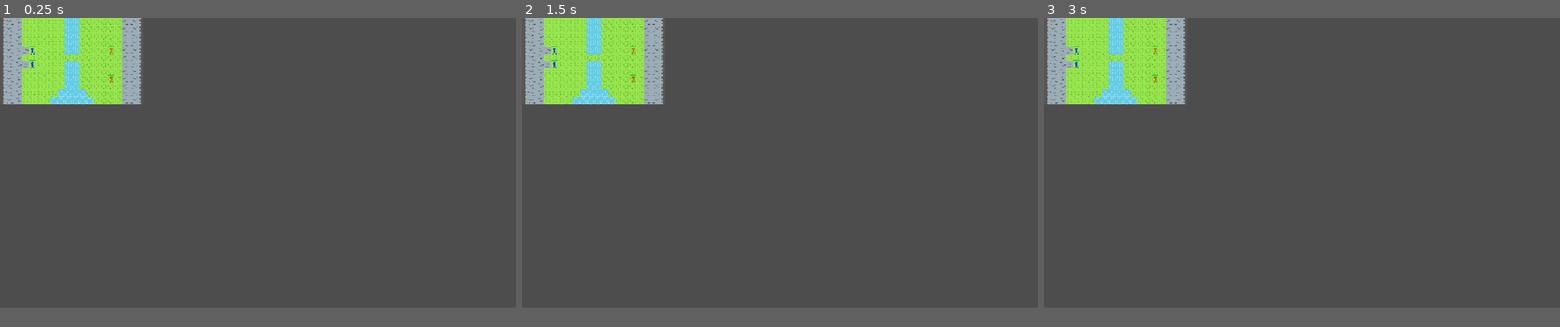
Above: before the commit, frames 1-3 (left to right).
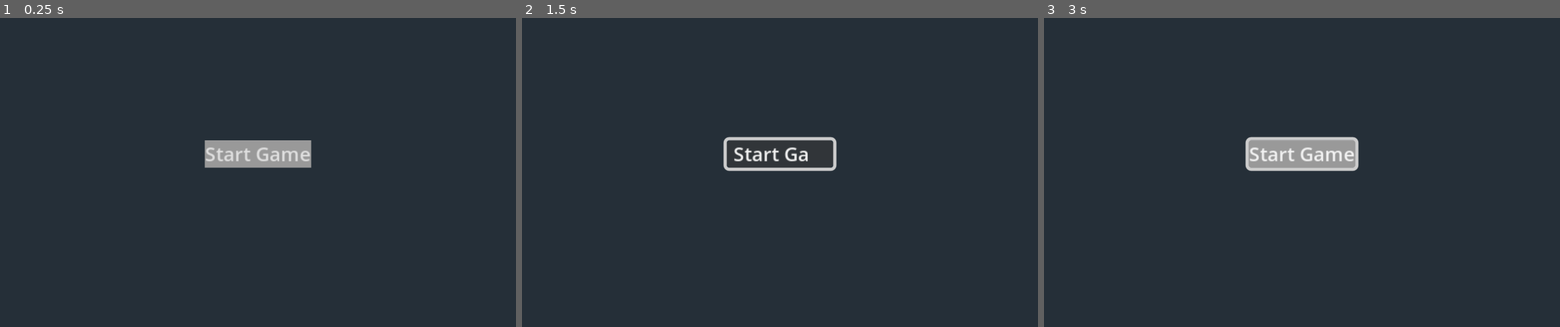
Above: after the commit, the same moments.

Repository: gui-stefanini/basictrpg
Game: Godot game, scene res://Scenes/main_menu.tscn
Same seed, same stepped clock (60 frames per second), same inputs: the game is played once before the commit and once after it. Before the commit the project starts from res://Scenes/game_manager.tscn.
Inputs (mouse positions are in pixels of both pictures, inside the frame that each line leads up to):
- Up to frame 1 (0.25 s): no input
- Up to frame 2 (1.5 s): click (780, 144) at 0.5 s, where only the run after the commit has a clickable "Start Game"; click (780, 144) at 1.25 s, where only the run after the commit has a clickable "Start Game"
- Up to frame 3 (3 s): click (1302, 144) at 2 s, where only the run after the commit has a clickable "Start Game"; tap Enter at 2.75 s; move the mouse to (1415, 147) at 2.77 s; click (1415, 147) at 2.92 s
The window is 800x450 before the commit and 800x480 after it. Grey fills any space a smaller window leaves; there, only what the larger window draws over its background counts as a difference.

The runs differ from the first frame. In frame 1, 94% of the frame differs, in the area x 0-100%, y 0-94%; in frame 2, 94%; in frame 3, 94%.

Commit message:
Ver(Pre:0.1.7.1)

Diff:
--- a/Resources/ClassData/knight_data.tres
+++ b/Resources/ClassData/knight_data.tres
@@ -12,6 +12,7 @@
 Name = "Knight"
 MaxHP = 15
 AttackPower = 4
+HealPower = 0
 MoveRange = 3
 AttackRange = 1
 Actions = Array[ExtResource("1_pa61i")]([ExtResource("2_tfski"), ExtResource("3_jb8kx"), ExtResource("4_pr0li"), ExtResource("5_6q03k")])
--- /dev/null
+++ b/Scenes/main_menu.tscn
@@ -0,0 +1,42 @@
+[gd_scene load_steps=2 format=3 uid="uid://dbwv5lbunki7e"]
+
+[ext_resource type="StyleBox" uid="uid://bhyxgbt3lvtl8" path="res://Resources/Styles/button_style.tres" id="1_28flt"]
+
+[node name="MainMenu" type="Control"]
+layout_mode = 3
+anchors_preset = 15
+anchor_right = 1.0
+anchor_bottom = 1.0
+grow_horizontal = 2
+grow_vertical = 2
+
+[node name="ColorRect" type="ColorRect" parent="."]
+layout_mode = 1
+anchors_preset = 15
+anchor_right = 1.0
+anchor_bottom = 1.0
+grow_horizontal = 2
+grow_vertical = 2
+color = Color(0.144052, 0.186156, 0.219676, 1)
+
+[node name="VBoxContainer" type="VBoxContainer" parent="."]
+z_index = 5
+layout_mode = 1
+anchors_preset = 8
+anchor_left = 0.5
+anchor_top = 0.5
+anchor_right = 0.5
+anchor_bottom = 0.5
+offset_left = -20.0
+offset_top = -20.0
+offset_right = 20.0
+offset_bottom = 20.0
+grow_horizontal = 2
+grow_vertical = 2
+
+[node name="StartButton" type="Button" parent="VBoxContainer"]
+layout_mode = 2
+theme_override_font_sizes/font_size = 12
+theme_override_styles/disabled = ExtResource("1_28flt")
+theme_override_styles/normal = ExtResource("1_28flt")
+text = "Start Game"
--- a/project.godot
+++ b/project.godot
@@ -12,10 +12,14 @@
 
 config/name="BasicTRPG"
 config/tags=PackedStringArray("learning")
-run/main_scene="uid://cf4j0nfjaajbe"
+run/main_scene="uid://dbwv5lbunki7e"
 config/features=PackedStringArray("4.4", "Forward Plus")
 config/icon="res://Assets/Art/icon.svg"
 
 [display]
 
+window/size/viewport_width=320
+window/size/viewport_height=192
+window/size/window_width_override=1280
+window/size/window_height_override=768
 window/stretch/mode="canvas_items"
